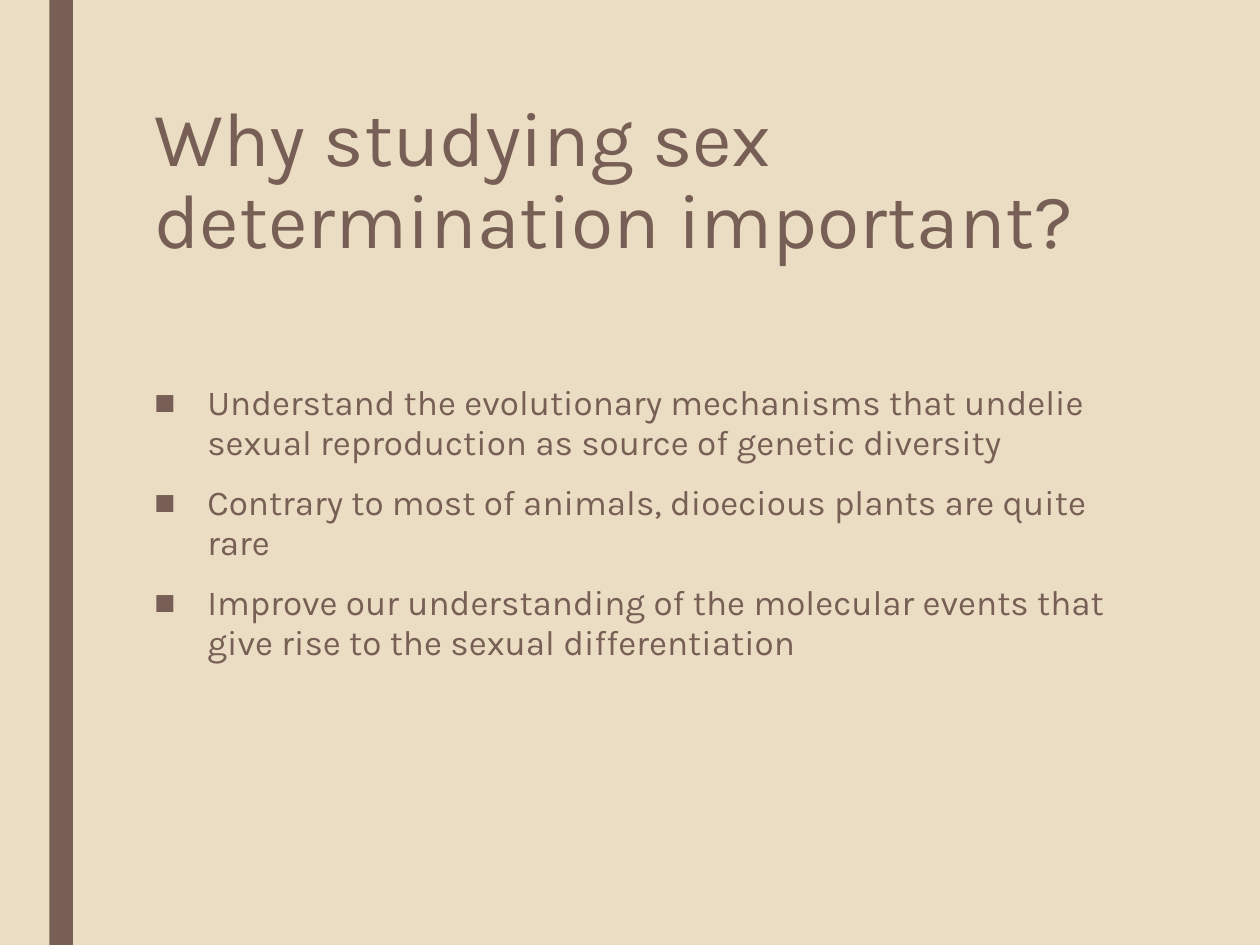
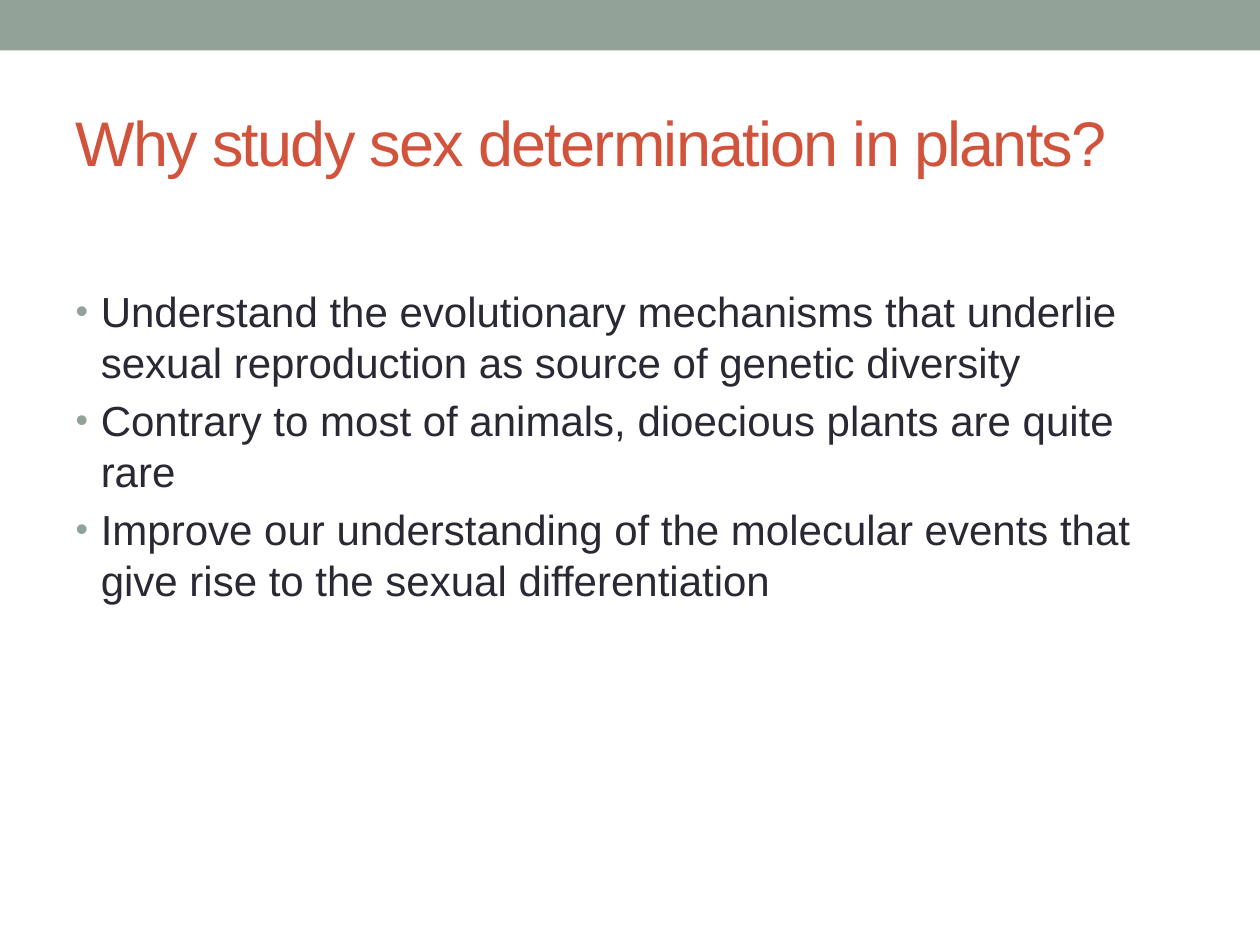
Before and after one commit to katholan/BCB546X-Spring2017_Valerin_final_project, a slide deck: slide 3 of asparagus.pptx (slide 2 before the commit). Drawn at 1260x945 pixels with LibreOffice and Linux fonts; fonts in the diff are those of the drawing. Boxes give left, top, right and bottom in pixels: in the first picture for what was removed or moved away, otherwise in the second. Text is boxed around its words. In the diff, an @@ line names an element or a change of style, - is before the commit and + after.

```diff
--- a/asparagus.pptx
+++ b/asparagus.pptx
@@ background #EBDDC3 to #FFFFFF @@
@@ rectangle added at [0, 0, 1260, 50], fill #93A299 @@
@@ rectangle removed at [49, 0, 73, 945] @@
@@ title "Why study sex determination in ..." at [76, 120, 1107, 178]: vertical alignment top to middle @@
@@ title at [76, 120, 1107, 178]: text changed; size 44 to 36 pt; font Karla to Arial; text colour #775F55 to #D2533C @@
-Why studying sex determination important?
+Why study sex determination in plants?
@@ text "Understand the evolutionary mechanisms that ...": place and size @@
-text "Understand the evolutionary mechanisms that ..." at [207, 391, 1104, 664]
+text "Understand the evolutionary mechanisms that ..." at [101, 296, 1130, 604]
@@ text at [101, 296, 1116, 386]: text changed; size 20 to 24 pt; font Karla to Arial; text colour #775F55 to #292934 @@
-■ Understand the evolutionary mechanisms that undelie sexual reproduction as source of genetic diversity
+• Understand the evolutionary mechanisms that underlie sexual reproduction as source of genetic diversity
@@ text at [101, 405, 1130, 604]: size 20 to 24 pt, font Karla to Arial, text colour #775F55 to #292934 in "Contrary to most of animals, dioecious plants ...", "Improve our understanding of the molecular events ..."; bullet ■ to •; line spacing 0.94 to 1; less space between paragraphs @@
```
Also in this commit, not shown: 20 other slides changed, 1 slide added, 1 slide removed, 1 other file.
